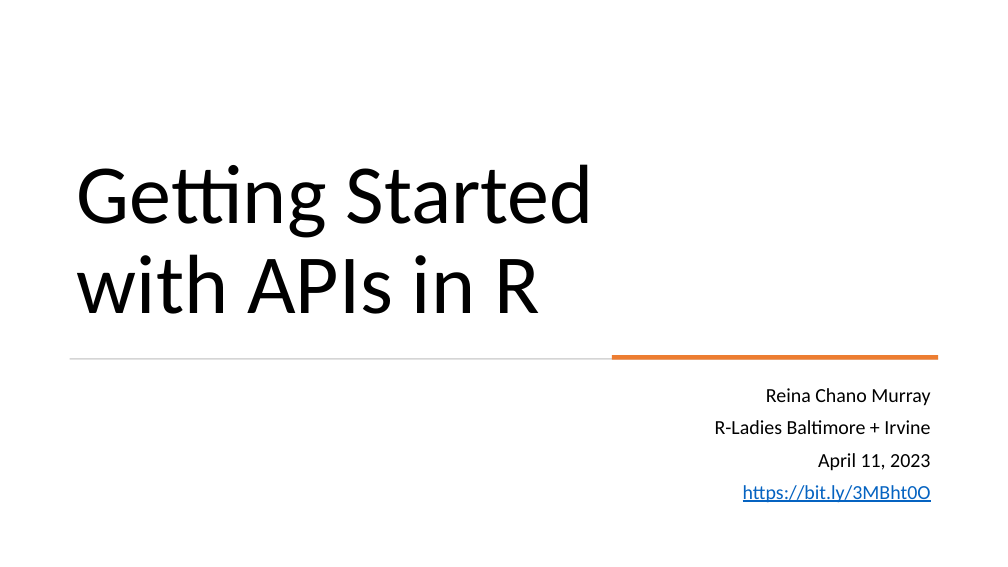
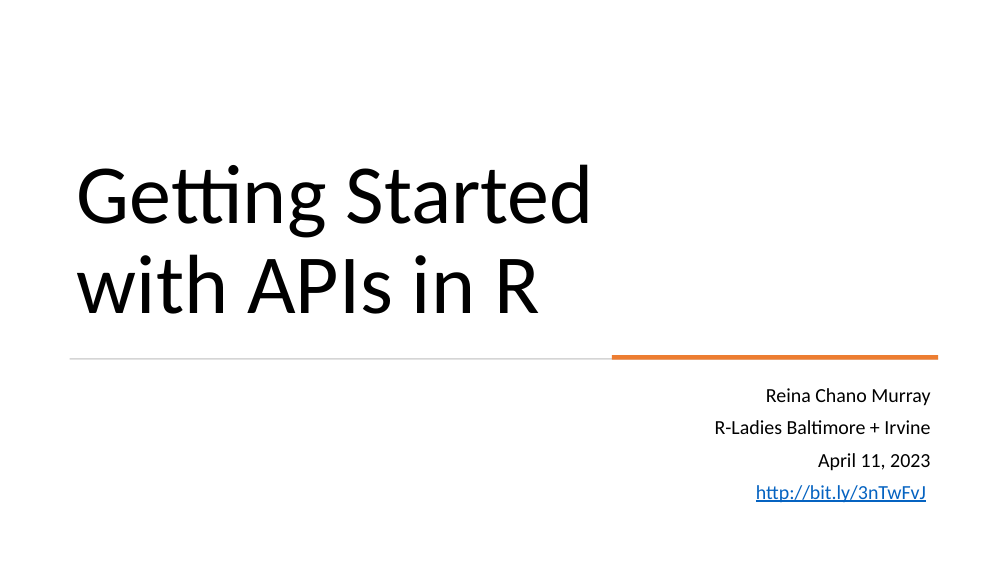
Before and after one commit to reinacmurray/rladies-getting-started-with-apis-R, a slide deck: slide 1 of PresentationMaterials/GettingStartedAPIs.pptx. Drawn at 1008x567 pixels with LibreOffice and Linux fonts; fonts in the diff are those of the drawing. Boxes give left, top, right and bottom in pixels: in the first picture for what was removed or moved away, otherwise in the second. Text is boxed around its words. In the diff, an @@ line names an element or a change of style, - is before the commit and + after.

```diff
--- a/PresentationMaterials/GettingStartedAPIs.pptx
+++ b/PresentationMaterials/GettingStartedAPIs.pptx
@@ subtitle at (x1=756, y1=485, x2=926, y2=503): text changed @@
-https://bit.ly/3MBht0O
+http://bit.ly/3nTwFvJ
```
Also in this commit, not shown: 1 other file.
